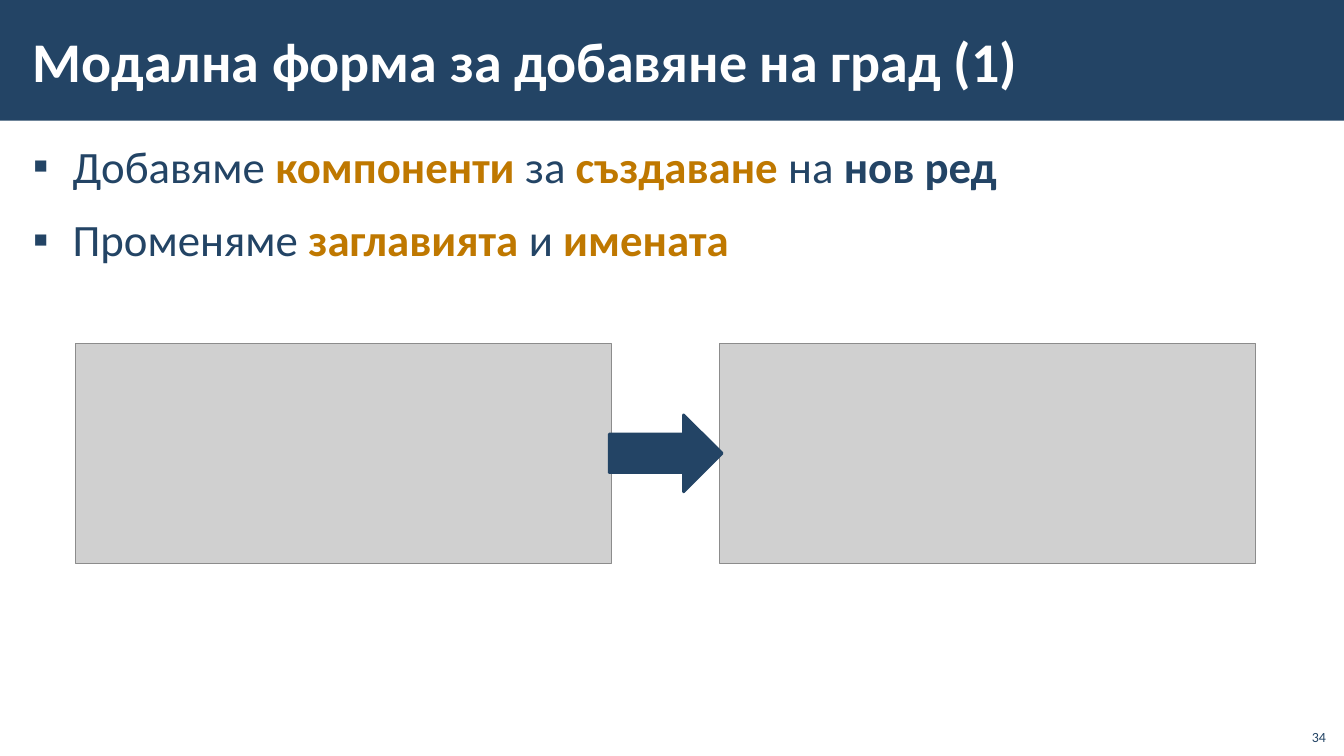
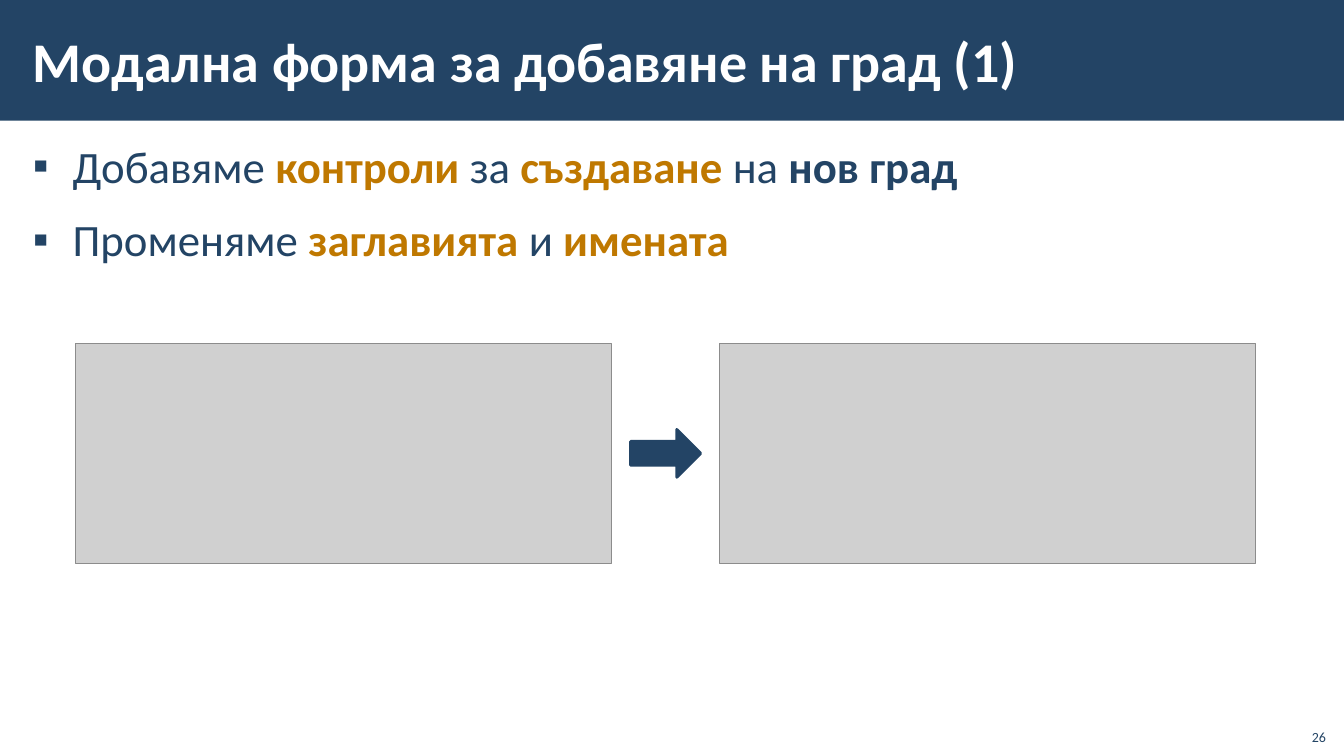
Before and after one commit to BG-IT-Edu/School-Programming, a slide deck: slide 26 of Courses/Software-Sciences/Module-4-Information-Systems-New/06-CRUD-with-EF-and-Windows-Forms/06-CRUD-with-EF-Core-and-Windows-Forms.pptx (slide 34 before the commit). Drawn at 1344x756 pixels with LibreOffice and Linux fonts; fonts in the diff are those of the drawing; grey boxes stand for pictures; background and template pictures are left out. Boxes give left, top, right and bottom in pixels: in the first picture for what was removed or moved away, otherwise in the second. Text is boxed around its words. In the diff, an @@ line names an element or a change of style, - is before the commit and + after.

```diff
--- a/Courses/Software-Sciences/Module-4-Information-Systems-New/06-CRUD-with-EF-and-Windows-Forms/06-CRUD-with-EF-Core-and-Windows-Forms.pptx
+++ b/Courses/Software-Sciences/Module-4-Information-Systems-New/06-CRUD-with-EF-and-Windows-Forms/06-CRUD-with-EF-Core-and-Windows-Forms.pptx
@@ text at [73, 152, 957, 191]: text changed; text colour #BF7800 to #234465 @@
-▪ Добавяме компоненти за създаване на нов ред
+▪ Добавяме контроли за създаване на нов град
@@ right arrow: place and size @@
-right arrow at [609, 415, 722, 492]
+right arrow at [631, 430, 702, 477]
@@ page number at [1312, 732, 1326, 742]: text changed @@
-34
+26
```
Also in this commit, not shown: 26 other slides changed, 1 slide added, 9 slides removed.
